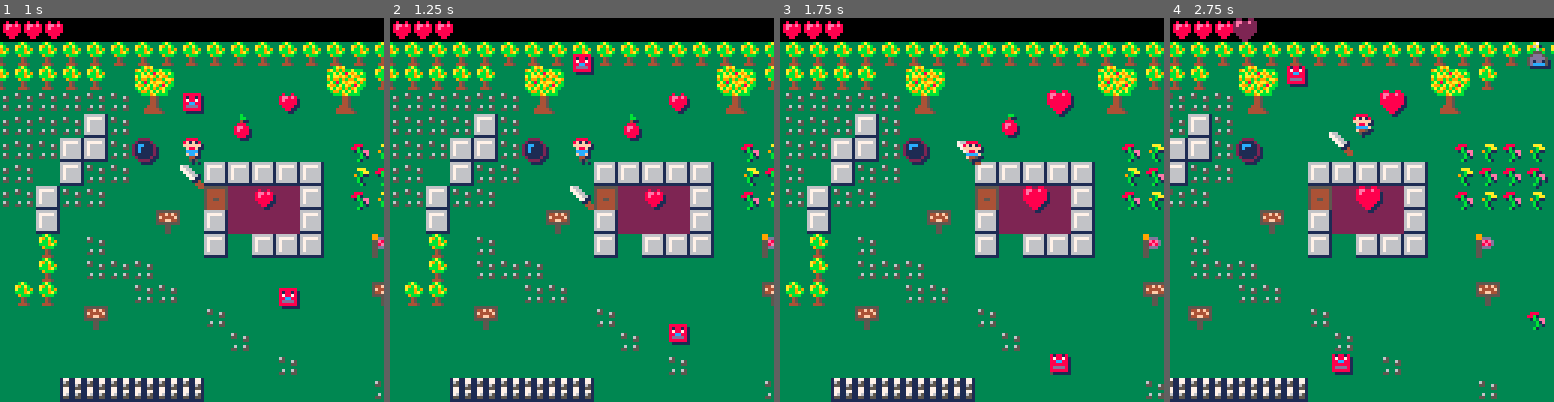
Above: before the commit, frames 1-4 (left to right).
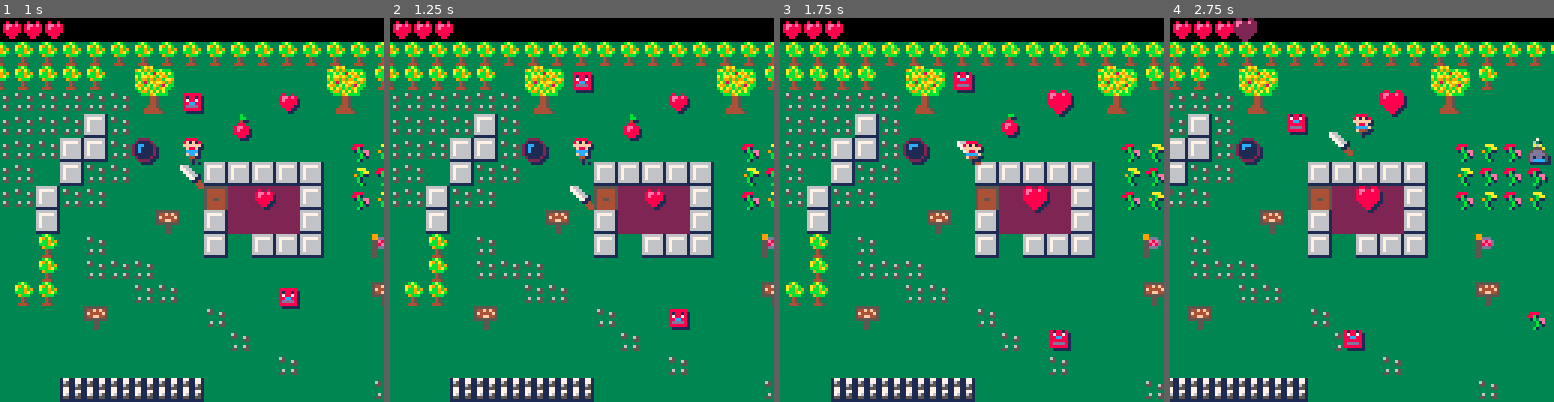
Above: after the commit, the same moments.

Repository: sdegutis/shepherdgame.com
Game: PICO-8 cartridge harbinger.p8
The game is run twice, just before and just after one commit, with the same random seed, the same clock (stepped at 60 frames per second) and the same inputs.
Inputs:
- Up to frame 1 (1 s): tap X (X key) at 0.33 s; tap O (Z key) at 0.7 s
- Up to frame 2 (1.25 s): tap X (X key) at 1.07 s
- Up to frame 3 (1.75 s): hold Right from 1.6 s (still down); tap O (Z key) at 1.7 s
- Up to frame 4 (2.75 s): tap X (X key) at 1.85 s; release Right at 2.1 s; tap O (Z key) at 2.1, 2.5 s; hold Up 2.15-2.42 s; hold Right from 2.47 s (still down)

Frame 1 is identical in both runs. In frame 2, 1.0% of the frame differs, in the area x 47-79%, y 9-86%; in frame 3, 0.9%; in frame 4, 1.7%, in the area x 30-100%, y 6-93%.

Commit message:
Last fixes to make enemies work, and cleanup

Diff:
--- a/harbinger.p8
+++ b/harbinger.p8
@@ -41,7 +41,7 @@
 	dy=1,
 	vx=0,
 	vy=0,
-	maxv=2,
+	maxv=1,
 	maxv1=1,
 	maxv2=2,
 	movv=0.5,
@@ -114,7 +114,7 @@
 					dy=1,
 					vx=0,
 					vy=0,
-					maxv=2,
+					maxv=1,
 					maxv1=1,
 					maxv2=2,
 					movv=0.5,
@@ -422,7 +422,6 @@
 end
 
 function sprat(x,y,e)
- if e==nil then e=hero end
  local tx = flr((e.x+x) / 8)
  local ty = flr((e.y+y) / 8)
  return mget(tx,ty), tx, ty
@@ -442,17 +441,17 @@
 end
 
 function notwater()
-	return not water(sprat(0,0))
-	   and not water(sprat(7,0))
-	   and not water(sprat(0,7))
-	   and not water(sprat(7,7))
+	return not water(sprat(0,0,hero))
+	   and not water(sprat(7,0,hero))
+	   and not water(sprat(0,7,hero))
+	   and not water(sprat(7,7,hero))
 end
 
 function onsign()
-	return issign(sprat(3,3))
-	    or issign(sprat(4,3))
-	    or issign(sprat(3,4))
-	    or issign(sprat(4,4))
+	return issign(sprat(3,3,hero))
+	    or issign(sprat(4,3,hero))
+	    or issign(sprat(3,4,hero))
+	    or issign(sprat(4,4,hero))
 end
 
 function issign(s, x, y)
@@ -645,15 +644,15 @@
 	if e.vx < 0 then
 	 local canskirt = e.my==0
 	 for i = 1,ceil(-e.vx) do
-		 local s1 = sprat(-1,0)
-		 local s2 = sprat(-1,7)
+		 local s1 = sprat(-1,0,e)
+		 local s2 = sprat(-1,7,e)
 		 trymove(e,s1,s2,-1,0,canskirt)
 		end
 	elseif e.vx > 0 then
 	 local canskirt = e.my==0
 	 for i = 1,flr(e.vx) do
-		 local s1 = sprat(8,0)
-		 local s2 = sprat(8,7)
+		 local s1 = sprat(8,0,e)
+		 local s2 = sprat(8,7,e)
 		 trymove(e,s1,s2,1,0,canskirt)
 		end
 	end
@@ -673,15 +672,15 @@
  if e.vy < 0 then
 	 local canskirt = e.mx==0
   for i = 1, ceil(-e.vy) do
-		 local s1 = sprat(0,-1)
-	  local s2 = sprat(7,-1)
+		 local s1 = sprat(0,-1,e)
+	  local s2 = sprat(7,-1,e)
 		 trymove(e,s1,s2,0,-1,canskirt)
 		end
  elseif e.vy > 0 then
 	 local canskirt = e.mx==0
   for i = 1, flr(e.vy) do
-		 local s1 = sprat(0,8)
-	  local s2 = sprat(7,8)
+		 local s1 = sprat(0,8,e)
+	  local s2 = sprat(7,8,e)
 		 trymove(e,s1,s2,0,1,canskirt)
 		end
  end
